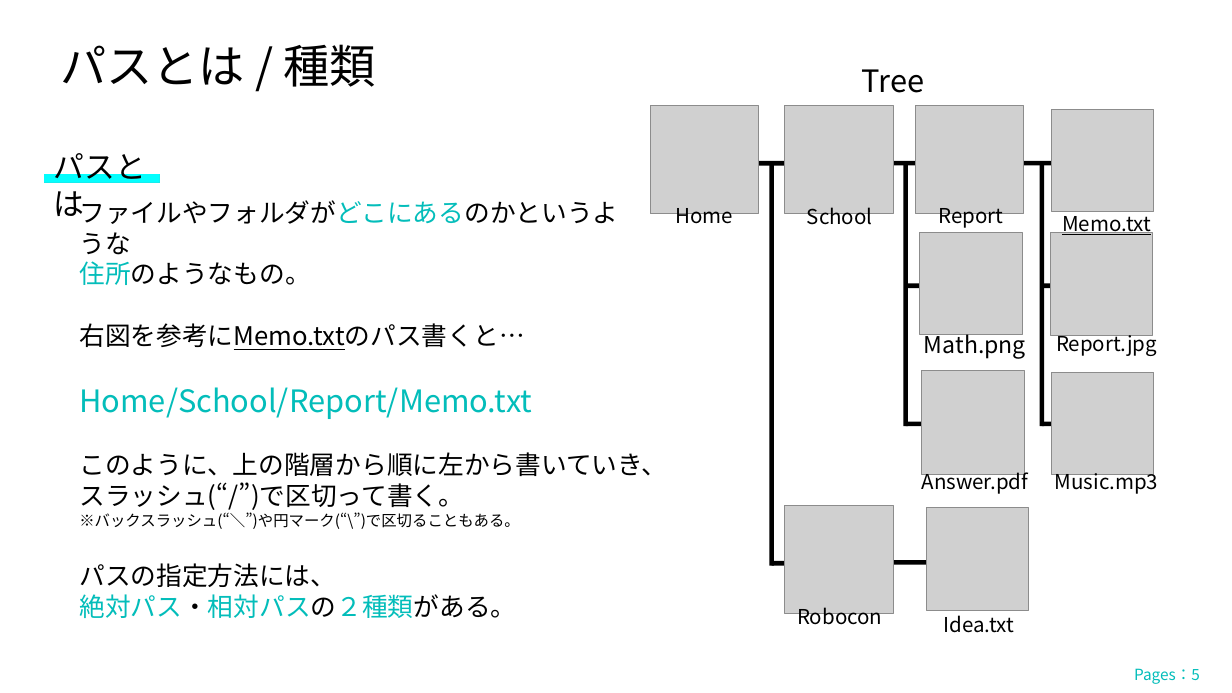
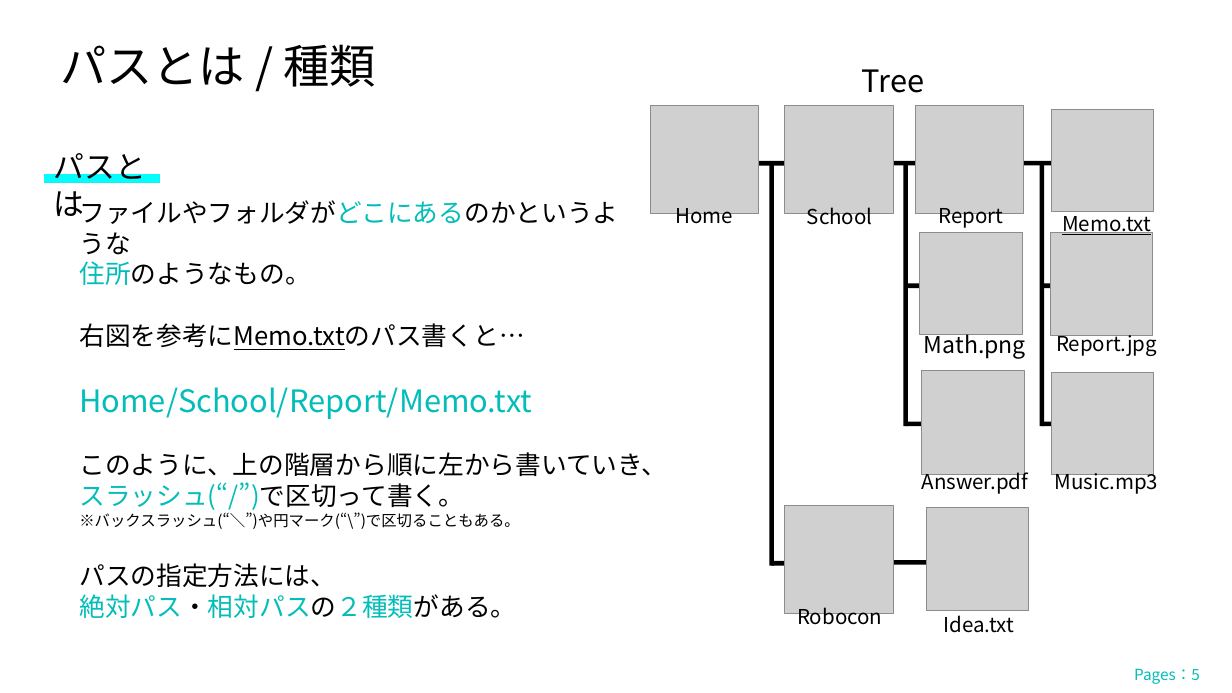
Before and after one commit to elsy0111/Robocon, a slide deck: slide 5 of 授業スライド/制御授業資料1/制御授業資料1_パスの指定.pptx. Drawn at 1232x693 pixels with LibreOffice and Linux fonts; fonts in the diff are those of the drawing; grey boxes stand for pictures; background and template pictures are left out. Boxes give left, top, right and bottom in pixels: in the first picture for what was removed or moved away, otherwise in the second. Text is boxed around its words. In the diff, an @@ line names an element or a change of style, - is before the commit and + after.

```diff
--- a/授業スライド/制御授業資料1/制御授業資料1_パスの指定.pptx
+++ b/授業スライド/制御授業資料1/制御授業資料1_パスの指定.pptx
@@ text at <box>79,482,464,510</box>: text colour #000000 to #03BDBA in "スラッシュ(“/”)で区切って書く。" @@
```
Also in this commit, not shown: 1 other slide changed, 1 other file.
